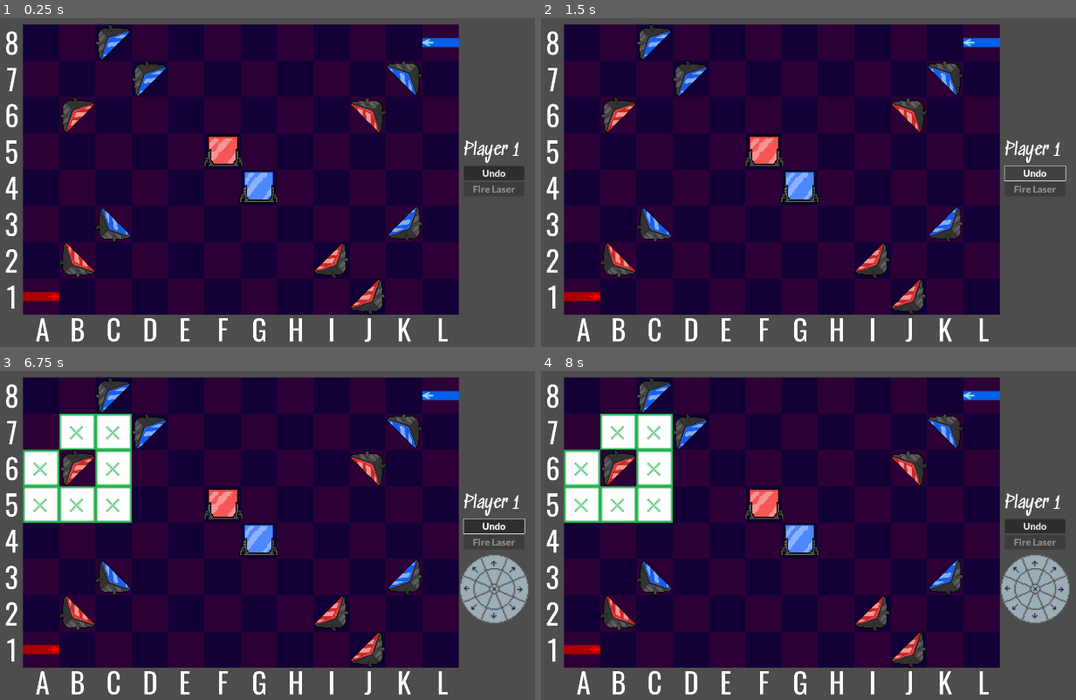
Above: before the commit, frames 1-4 (two rows, left to right).
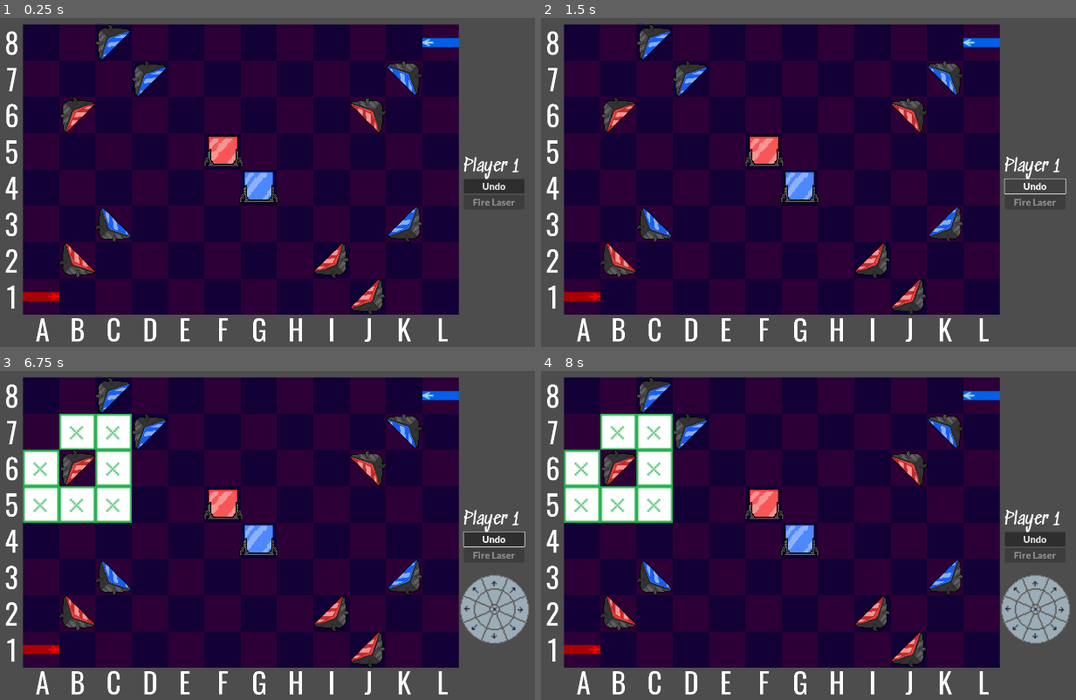
Above: after the commit, the same moments.

Repository: mzbrubak/Reflectix
Game: Godot game, scene res://Scenes/main.tscn
Same seed, same stepped clock (60 frames per second), same inputs: the game is played once before the commit and once after it.
Inputs (mouse positions are in pixels of both pictures, inside the frame that each line leads up to; where the layout moved, square brackets give the same spot in the first picture):
- Up to frame 1 (0.25 s): no input
- Up to frame 2 (1.5 s): click "Undo" at 0.5 s; click "Undo" at 1.25 s
- Up to frame 3 (6.75 s): click "Undo" at 2 s; tap Enter at 2.75, 4.25, 5.75 s; move the mouse to (428, 522) at 2.77 s; click (428, 522) at 2.92 s; tap Space at 3.5, 5, 6.5 s; move the mouse to (139, 561) at 3.52 s; click (139, 561) at 3.67 s; move the mouse to (347, 453) at 4.27 s; click (347, 453) at 4.42 s; move the mouse to (240, 617) at 5.02 s; click (240, 617) at 5.17 s; move the mouse to (486, 598) at 5.77 s; click (486, 598) at 5.92 s; move the mouse to (69, 482) at 6.52 s; click (69, 482) at 6.67 s
- Up to frame 4 (8 s): click (1033, 607) [1033, 588] at 7.25 s

The runs differ from the first frame. In frame 1, 1.0% of the frame differs, in the area x 86-99%, y 37-58%; in frame 2, 0.8%; in frame 3, 3.1%, in the area x 85-99%, y 37-83%; in frame 4, 3.0%.

Commit message:
Tweak UI transforms

Diff:
--- a/Scenes/board.tscn
+++ b/Scenes/board.tscn
@@ -514,67 +514,6 @@
 text = "7"
 metadata/_edit_use_anchors_ = true
 
-[node name="BoardBoundaries" type="StaticBody2D" parent="."]
-collision_layer = 8
-collision_mask = 7
-
-[node name="SouthWall" type="CollisionShape2D" parent="BoardBoundaries"]
-position = Vector2(100, 32)
-shape = SubResource("WorldBoundaryShape2D_vxdur")
-
-[node name="NorthWall" type="CollisionShape2D" parent="BoardBoundaries"]
-position = Vector2(100, -167)
-rotation = 3.14159
-shape = SubResource("WorldBoundaryShape2D_vusek")
-
-[node name="WestWall" type="CollisionShape2D" parent="BoardBoundaries"]
-position = Vector2(-28, -60)
-rotation = 1.5708
-shape = SubResource("WorldBoundaryShape2D_yfsoi")
-
-[node name="EastWall" type="CollisionShape2D" parent="BoardBoundaries"]
-position = Vector2(240, -60)
-rotation = 4.71239
-shape = SubResource("WorldBoundaryShape2D_d17jn")
-
-[node name="SelectorCollisions" type="Node2D" parent="."]
-
-[node name="RigidBody2D" type="RigidBody2D" parent="SelectorCollisions"]
-collision_layer = 16
-collision_mask = 16
-gravity_scale = 0.0
-
-[node name="CollisionShape2D" type="CollisionShape2D" parent="SelectorCollisions/RigidBody2D"]
-position = Vector2(109.5, 22)
-shape = SubResource("RectangleShape2D_36t3u")
-
-[node name="RigidBody2D2" type="RigidBody2D" parent="SelectorCollisions"]
-collision_layer = 16
-collision_mask = 16
-gravity_scale = 0.0
-
-[node name="CollisionShape2D" type="CollisionShape2D" parent="SelectorCollisions/RigidBody2D2"]
-position = Vector2(-22, -71)
-shape = SubResource("RectangleShape2D_jiie1")
-
-[node name="RigidBody2D3" type="RigidBody2D" parent="SelectorCollisions"]
-collision_layer = 16
-collision_mask = 16
-gravity_scale = 0.0
-
-[node name="CollisionShape2D" type="CollisionShape2D" parent="SelectorCollisions/RigidBody2D3"]
-position = Vector2(243, -70)
-shape = SubResource("RectangleShape2D_fhxq6")
-
-[node name="RigidBody2D4" type="RigidBody2D" parent="SelectorCollisions"]
-collision_layer = 16
-collision_mask = 16
-gravity_scale = 0.0
-
-[node name="CollisionShape2D" type="CollisionShape2D" parent="SelectorCollisions/RigidBody2D4"]
-position = Vector2(110, -163)
-shape = SubResource("RectangleShape2D_36t3u")
-
 [node name="Grid Hi-Res" type="Node2D" parent="."]
 
 [node name="1" type="Label" parent="Grid Hi-Res"]
@@ -800,3 +739,64 @@
 text = "L
 "
 metadata/_edit_use_anchors_ = true
+
+[node name="BoardBoundaries" type="StaticBody2D" parent="."]
+collision_layer = 8
+collision_mask = 7
+
+[node name="SouthWall" type="CollisionShape2D" parent="BoardBoundaries"]
+position = Vector2(100, 32)
+shape = SubResource("WorldBoundaryShape2D_vxdur")
+
+[node name="NorthWall" type="CollisionShape2D" parent="BoardBoundaries"]
+position = Vector2(100, -167)
+rotation = 3.14159
+shape = SubResource("WorldBoundaryShape2D_vusek")
+
+[node name="WestWall" type="CollisionShape2D" parent="BoardBoundaries"]
+position = Vector2(-28, -60)
+rotation = 1.5708
+shape = SubResource("WorldBoundaryShape2D_yfsoi")
+
+[node name="EastWall" type="CollisionShape2D" parent="BoardBoundaries"]
+position = Vector2(240, -60)
+rotation = 4.71239
+shape = SubResource("WorldBoundaryShape2D_d17jn")
+
+[node name="SelectorCollisions" type="Node2D" parent="."]
+
+[node name="RigidBody2D" type="RigidBody2D" parent="SelectorCollisions"]
+collision_layer = 16
+collision_mask = 16
+gravity_scale = 0.0
+
+[node name="CollisionShape2D" type="CollisionShape2D" parent="SelectorCollisions/RigidBody2D"]
+position = Vector2(109.5, 22)
+shape = SubResource("RectangleShape2D_36t3u")
+
+[node name="RigidBody2D2" type="RigidBody2D" parent="SelectorCollisions"]
+collision_layer = 16
+collision_mask = 16
+gravity_scale = 0.0
+
+[node name="CollisionShape2D" type="CollisionShape2D" parent="SelectorCollisions/RigidBody2D2"]
+position = Vector2(-22, -71)
+shape = SubResource("RectangleShape2D_jiie1")
+
+[node name="RigidBody2D3" type="RigidBody2D" parent="SelectorCollisions"]
+collision_layer = 16
+collision_mask = 16
+gravity_scale = 0.0
+
+[node name="CollisionShape2D" type="CollisionShape2D" parent="SelectorCollisions/RigidBody2D3"]
+position = Vector2(243, -70)
+shape = SubResource("RectangleShape2D_fhxq6")
+
+[node name="RigidBody2D4" type="RigidBody2D" parent="SelectorCollisions"]
+collision_layer = 16
+collision_mask = 16
+gravity_scale = 0.0
+
+[node name="CollisionShape2D" type="CollisionShape2D" parent="SelectorCollisions/RigidBody2D4"]
+position = Vector2(110, -163)
+shape = SubResource("RectangleShape2D_36t3u")
--- a/Scenes/ui.tscn
+++ b/Scenes/ui.tscn
@@ -9,16 +9,6 @@
 offset = Vector2(-282, -69)
 transform = Transform2D(1, 0, 0, 1, -282, -69)
 script = ExtResource("1_7jko1")
-
-[node name="ActivePlayer" type="Label" parent="."]
-offset_left = 1757.0
-offset_top = 476.5
-offset_right = 1924.0
-offset_bottom = 535.5
-theme_override_fonts/font = ExtResource("2_g1ayi")
-theme_override_font_sizes/font_size = 46
-text = "Player 1
-"
 
 [node name="VBoxContainer" type="VBoxContainer" parent="."]
 anchors_preset = 6
@@ -32,6 +22,13 @@
 offset_bottom = 101.0
 grow_horizontal = 0
 grow_vertical = 2
+
+[node name="ActivePlayer" type="Label" parent="VBoxContainer"]
+layout_mode = 2
+theme_override_fonts/font = ExtResource("2_g1ayi")
+theme_override_font_sizes/font_size = 46
+text = "Player 1
+"
 
 [node name="Undo" type="Button" parent="VBoxContainer"]
 layout_mode = 2
@@ -47,7 +44,7 @@
 text = "Fire Laser"
 
 [node name="Node2D" type="Node2D" parent="."]
-position = Vector2(1, 27)
+position = Vector2(2, 83)
 
 [node name="RotationUI" parent="Node2D" instance=ExtResource("2_rl77h")]
 custom_minimum_size = Vector2(64, 64)
